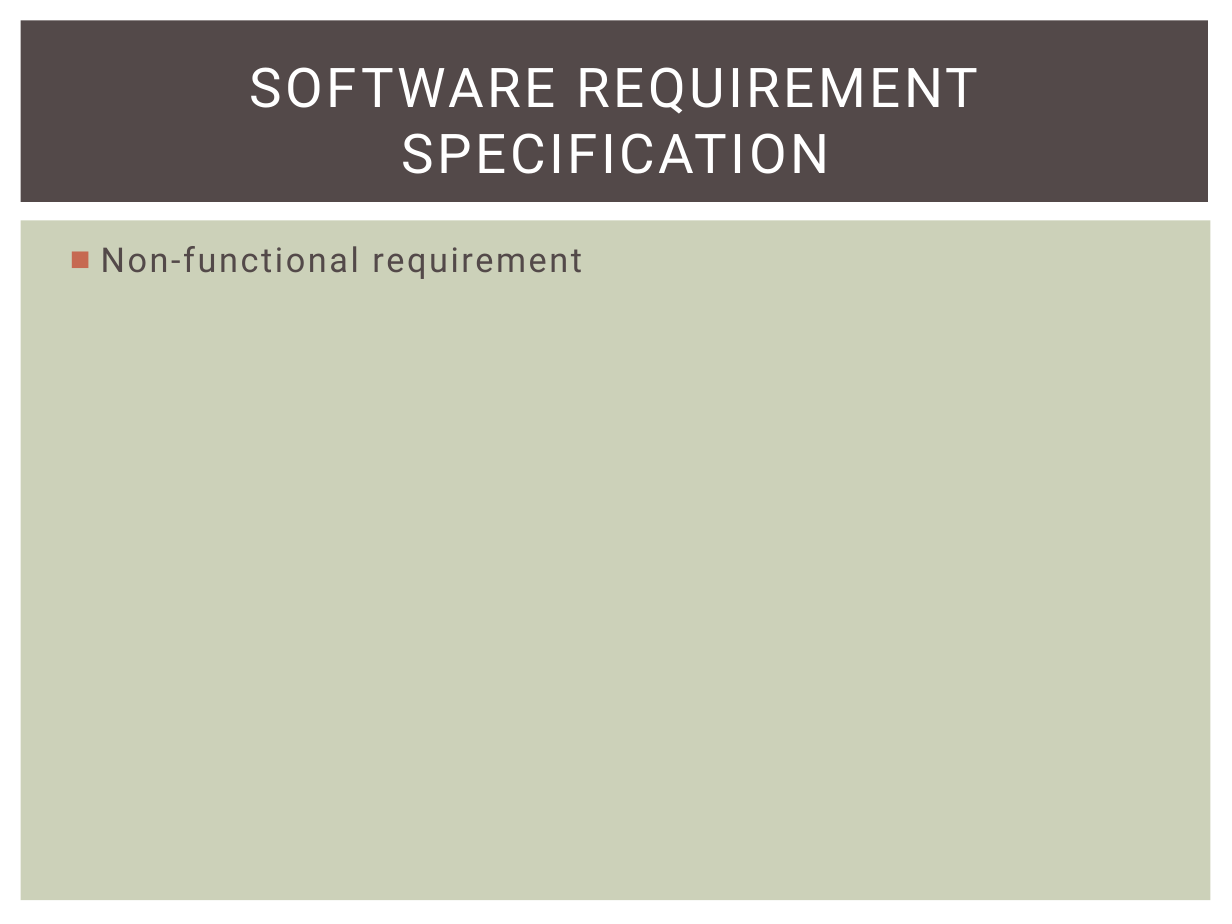
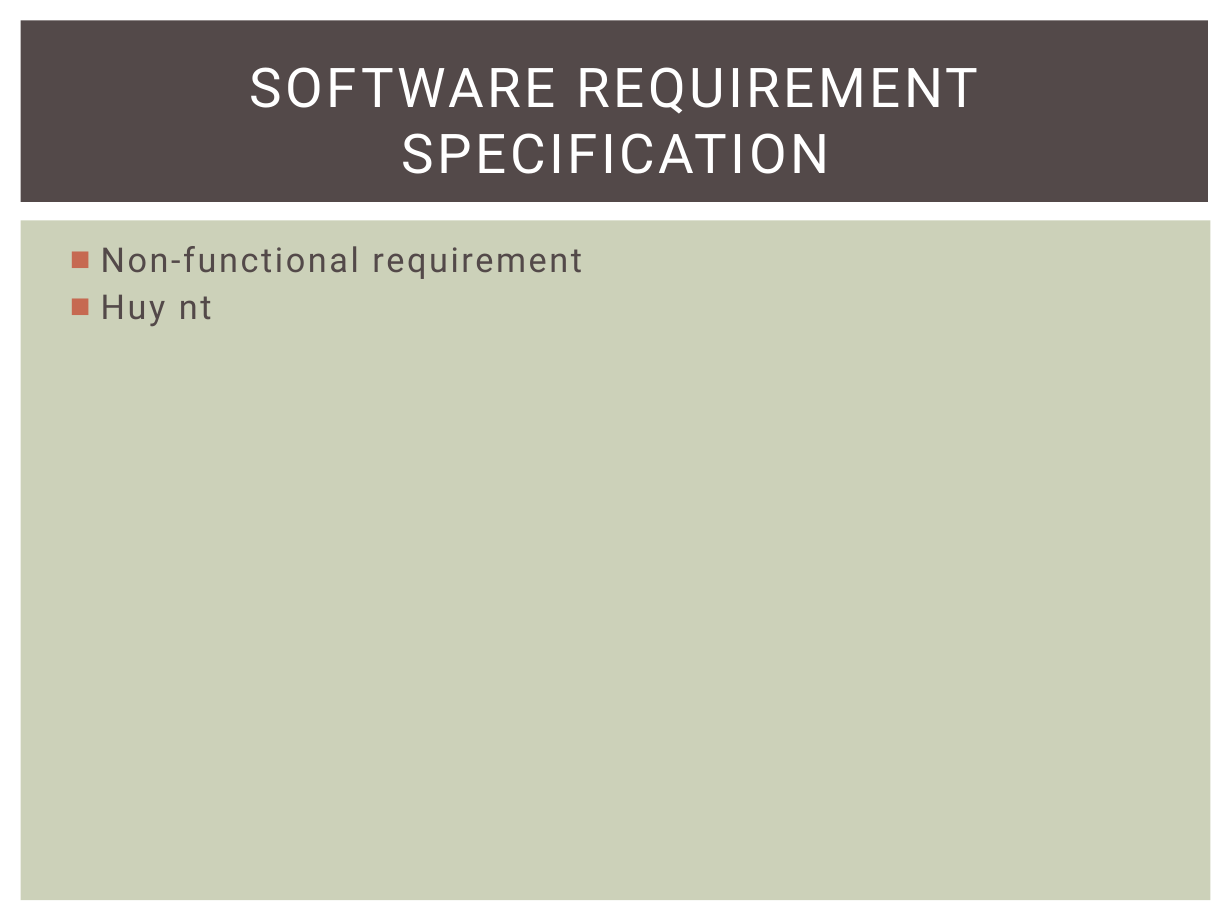
Before and after one commit to skyview059/e-learning-website, a slide deck: slide 15 of Document/Final report/Slide E-Learning project.pptx. Drawn at 1232x924 pixels with LibreOffice and Linux fonts; fonts in the diff are those of the drawing. Boxes give left, top, right and bottom in pixels: in the first picture for what was removed or moved away, otherwise in the second. Text is boxed around its words. In the diff, an @@ line names an element or a change of style, - is before the commit and + after.

```diff
--- a/Document/Final report/Slide E-Learning project.pptx
+++ b/Document/Final report/Slide E-Learning project.pptx
@@ text at (101,294,212,326): paragraph added @@
+■ Huy nt
```
Also in this commit, not shown: 19 other slides changed.
